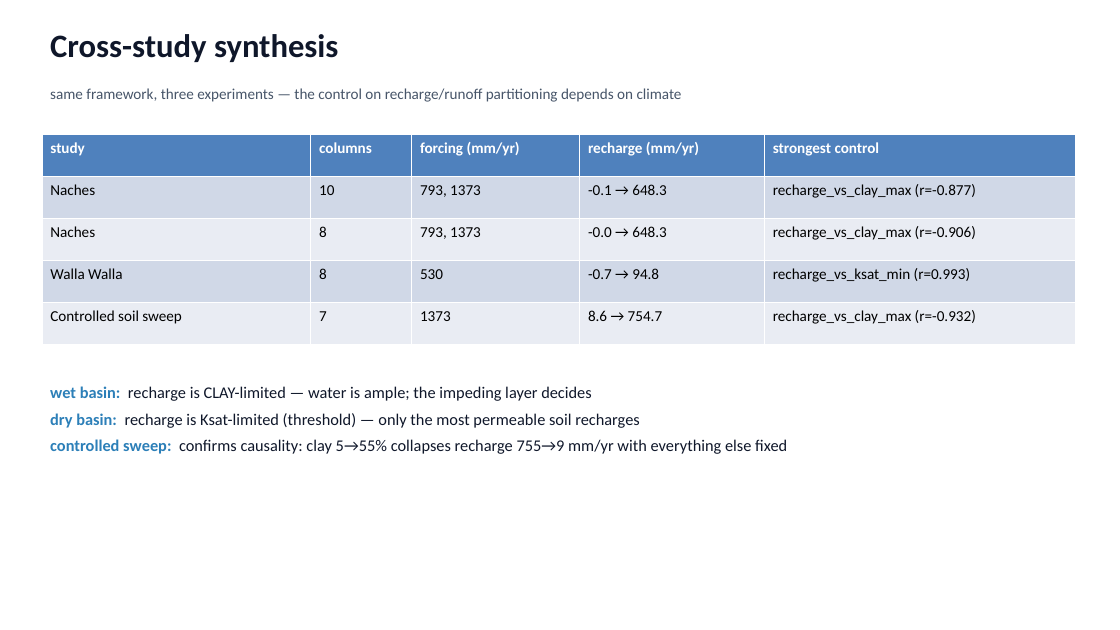
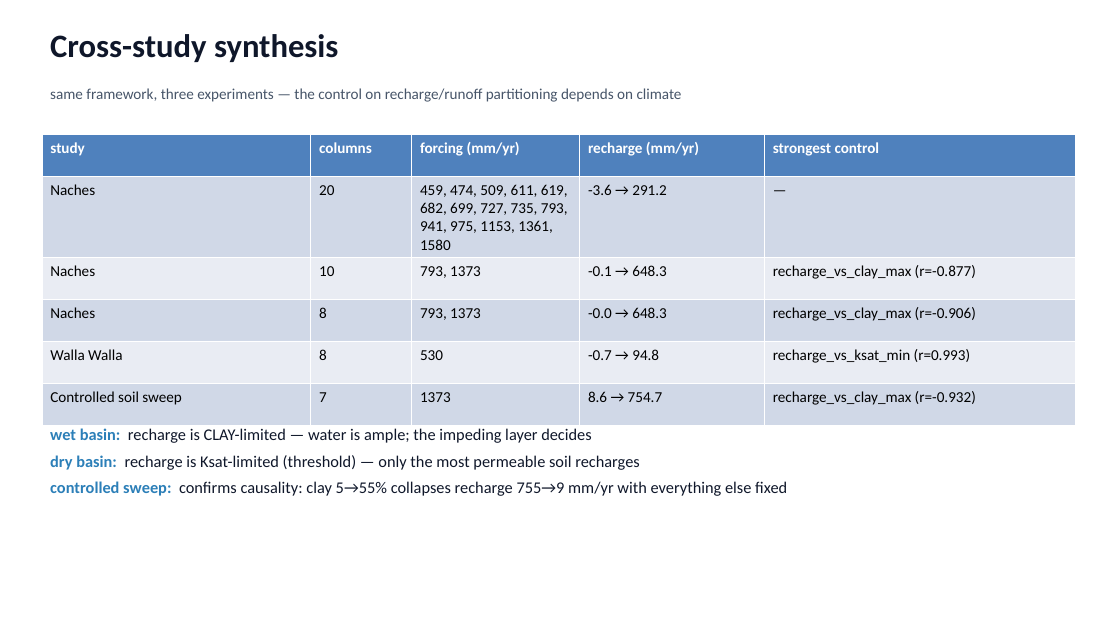
Before and after one commit to hoangtv1899/multi-agent-framework, a slide deck: slide 27 of docs/slides/story_20260704.pptx (slide 22 before the commit). Drawn at 1120x630 pixels with LibreOffice and Linux fonts; fonts in the diff are those of the drawing. Boxes give left, top, right and bottom in pixels: in the first picture for what was removed or moved away, otherwise in the second. Text is boxed around its words. In the diff, an @@ line names an element or a change of style, - is before the commit and + after.

```diff
--- a/docs/slides/story_20260704.pptx
+++ b/docs/slides/story_20260704.pptx
@@ table at <box>42,134,1075,409</box> @@
+row 2: Naches | 20 | 459, 474, 509, 611, 619, 682, 699, 727, 735, 793, 941, 975, 1153, 1361, 1580 | -3.6 → 291.2 | —
@@ text "wet basin: recharge is CLAY-limited ...": place and size @@
-text "wet basin: recharge is CLAY-limited ..." at <box>50,386,787,454</box>
+text "wet basin: recharge is CLAY-limited ..." at <box>50,428,787,496</box>
```
Also in this commit, not shown: 9 other slides changed, 6 slides added.
